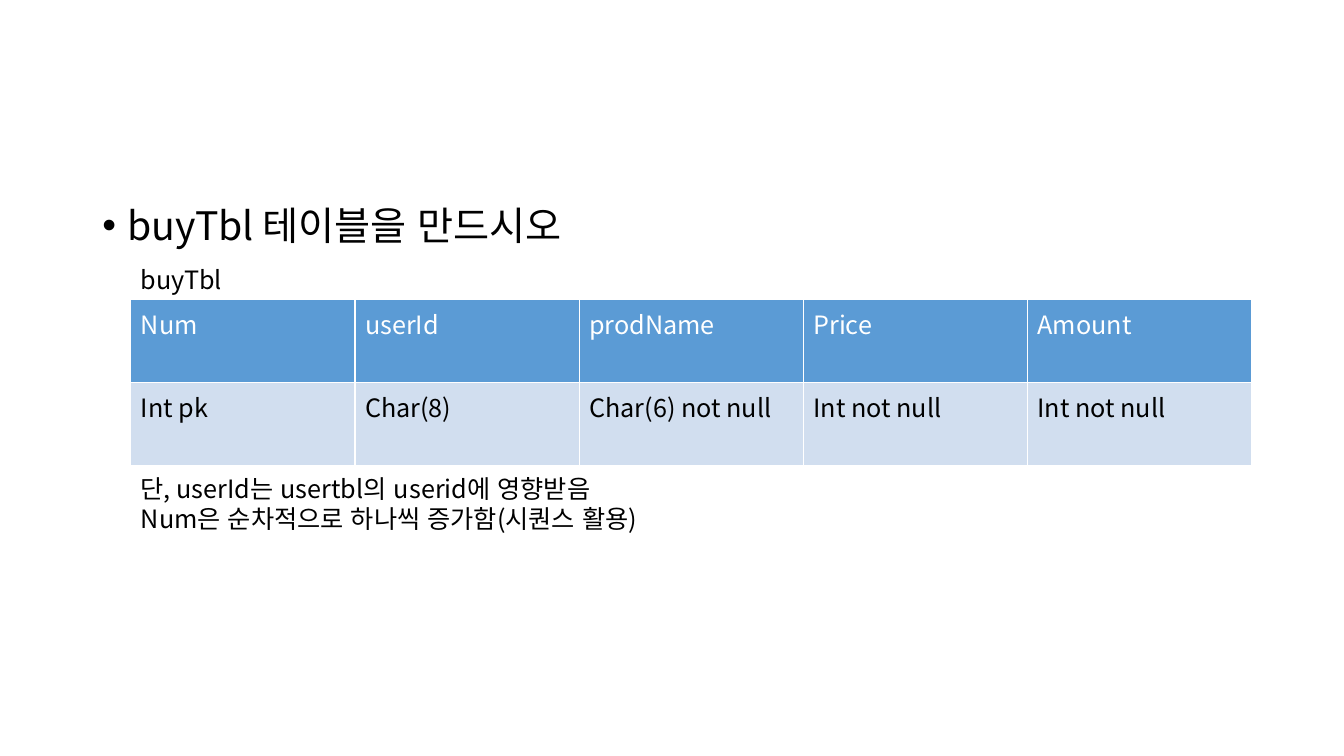
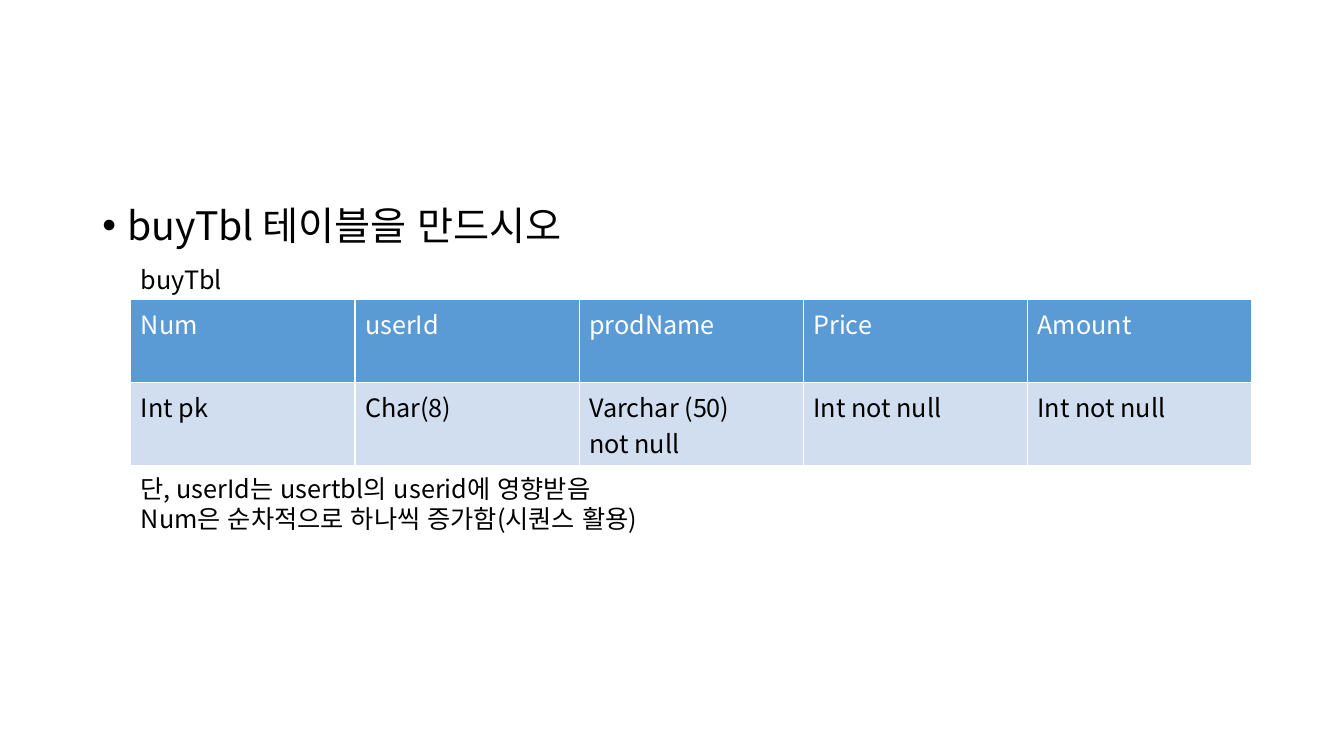
Before and after one commit to DongJoonLeeDJ/AI_501_4, a slide deck: slide 3 of djlee/DB/20211229/추가문제.pptx. Drawn at 1344x756 pixels with LibreOffice and Linux fonts; fonts in the diff are those of the drawing. Boxes give left, top, right and bottom in pixels: in the first picture for what was removed or moved away, otherwise in the second. Text is boxed around its words. In the diff, an @@ line names an element or a change of style, - is before the commit and + after.

```diff
--- a/djlee/DB/20211229/추가문제.pptx
+++ b/djlee/DB/20211229/추가문제.pptx
@@ table at <box>131,299,1250,458</box> @@
-row 2, column 3: Char(6) not null
+row 2, column 3: Varchar (50) / not null
```
